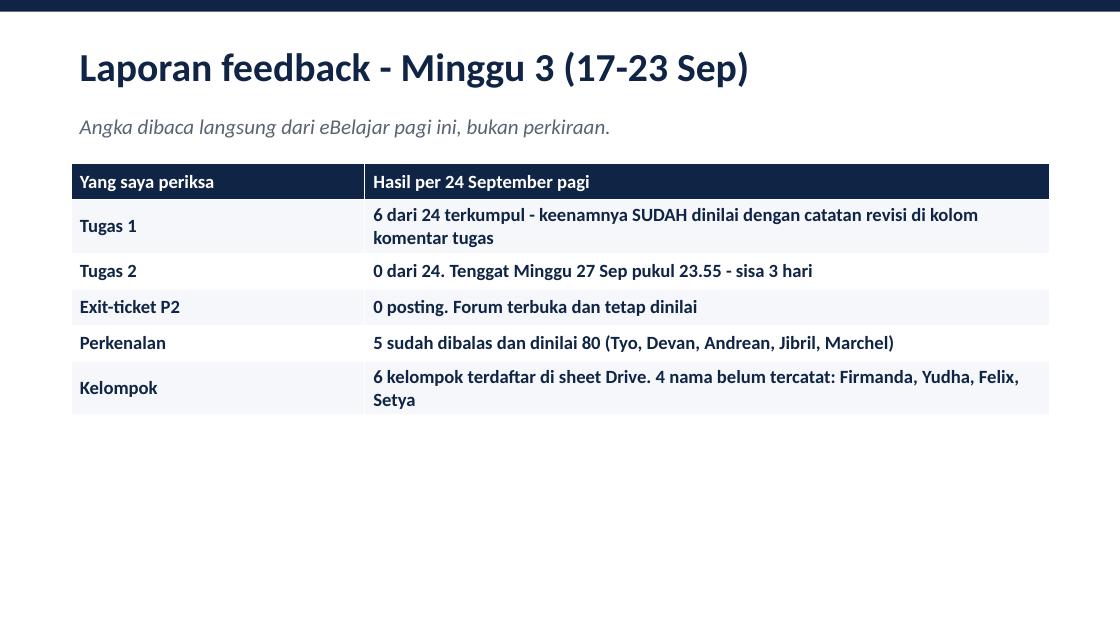
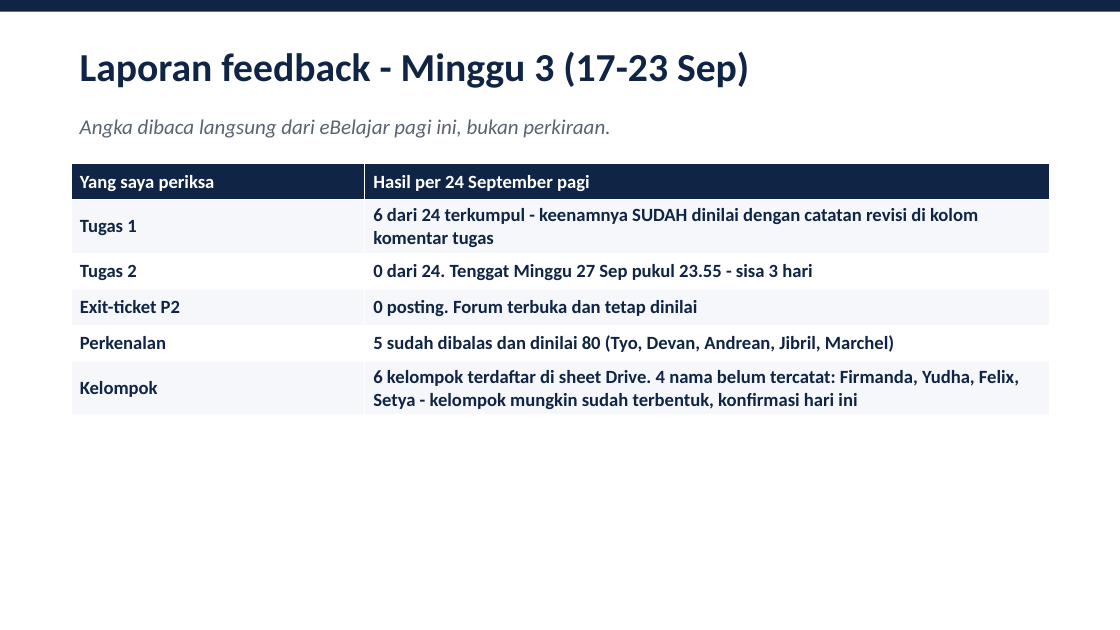
Before and after one commit to neimasilk/ebelajar, a slide deck: slide 2 of ganjil-2026-2027/application-project-1/AP1_A_Pertemuan3_Ganjil2026.pptx. Drawn at 1120x630 pixels with LibreOffice and Linux fonts; fonts in the diff are those of the drawing. Boxes give left, top, right and bottom in pixels: in the first picture for what was removed or moved away, otherwise in the second. Text is boxed around its words. In the diff, an @@ line names an element or a change of style, - is before the commit and + after.

```diff
--- a/ganjil-2026-2027/application-project-1/AP1_A_Pertemuan3_Ganjil2026.pptx
+++ b/ganjil-2026-2027/application-project-1/AP1_A_Pertemuan3_Ganjil2026.pptx
@@ table at [71, 164, 1050, 413] @@
-row 6, column 2: 6 kelompok terdaftar di sheet Drive. 4 nama belum tercatat: Firmanda, Yudha, Felix, Setya
+row 6, column 2: 6 kelompok terdaftar di sheet Drive. 4 nama belum tercatat: Firmanda, Yudha, Felix, Setya - kelompok mungkin sudah terbentuk, konfirmasi hari ini
```
Also in this commit, not shown: 5 other slides changed, 1 slide added, 3 other files.
